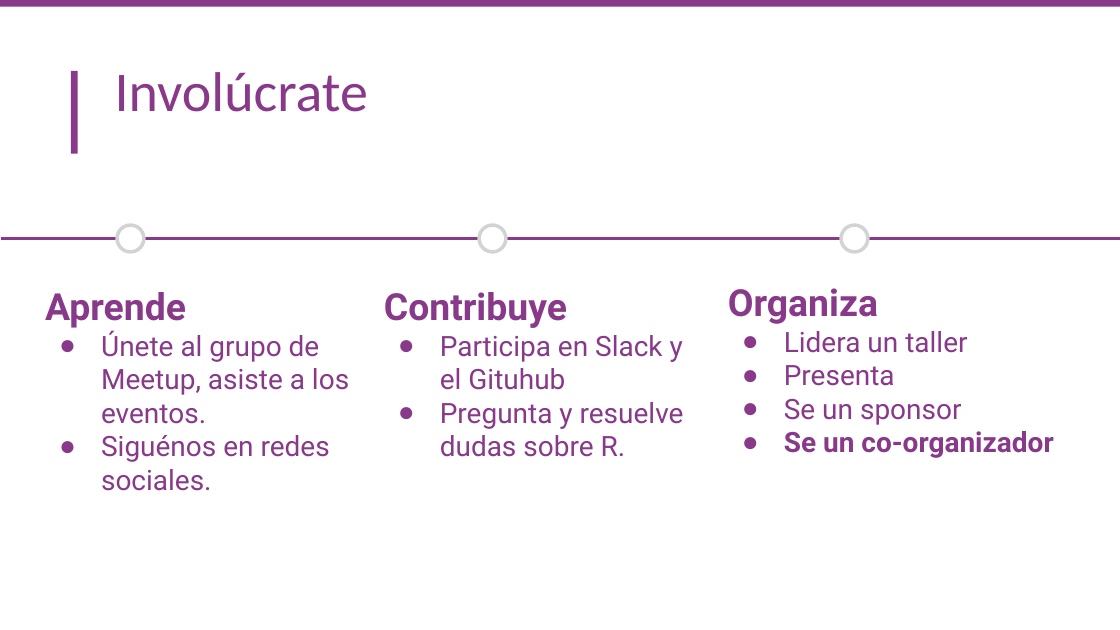
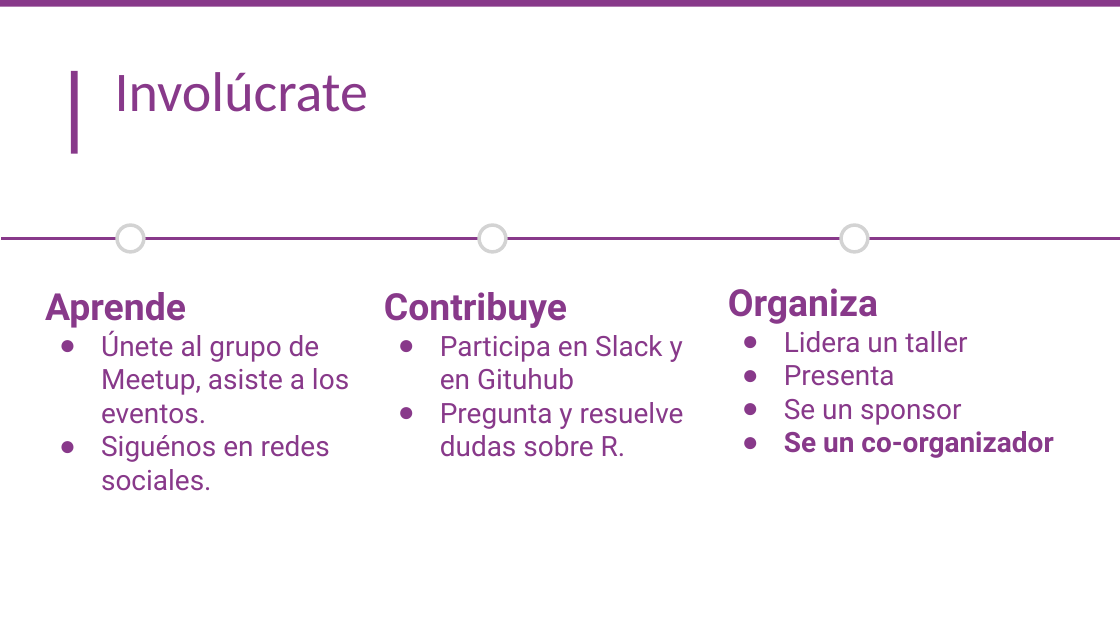
Before and after one commit to rladies/meetup-presentations_santiago, a slide deck: slide 18 of Meetup/Primer meetup R-Ladies Santiago SEPTIEMBRE/1. RLadiesSantiago.pptx. Drawn at 1120x630 pixels with LibreOffice and Linux fonts; fonts in the diff are those of the drawing; background and template pictures are left out. Boxes give left, top, right and bottom in pixels: in the first picture for what was removed or moved away, otherwise in the second. Text is boxed around its words. In the diff, an @@ line names an element or a change of style, - is before the commit and + after.

```diff
--- a/Meetup/Primer meetup R-Ladies Santiago SEPTIEMBRE/1. RLadiesSantiago.pptx
+++ b/Meetup/Primer meetup R-Ladies Santiago SEPTIEMBRE/1. RLadiesSantiago.pptx
@@ text at bbox=[440, 335, 683, 390]: text changed @@
-● Participa en Slack y el Gituhub
+● Participa en Slack y en Gituhub
```
Also in this commit, not shown: 2 other slides changed, 4 other files.
